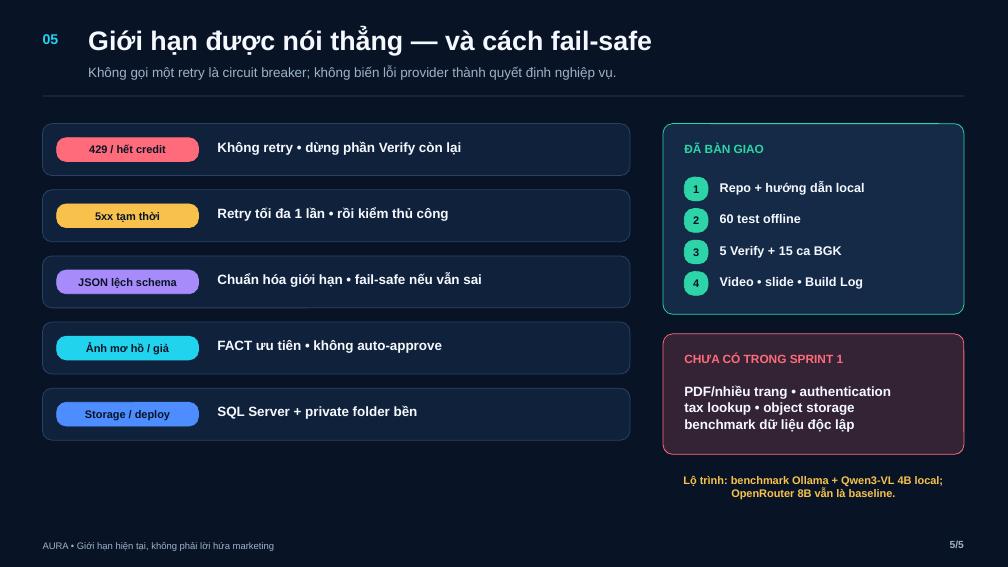
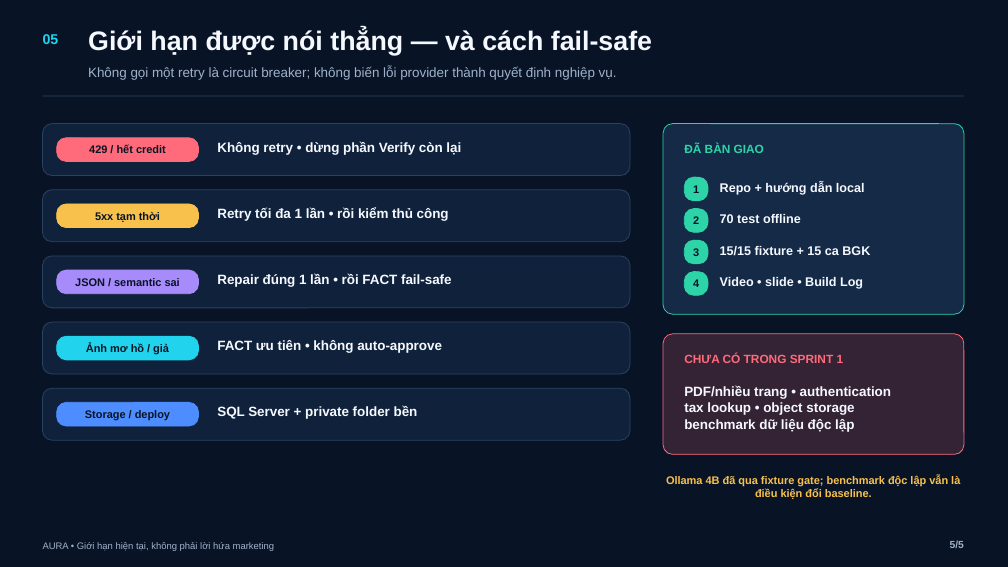
Before and after one commit to BondPhuPhamzZ/AURA, a slide deck: slide 5 of AURA/submission/AURA_5_SLIDES.pptx. Drawn at 1008x567 pixels with LibreOffice and Linux fonts; fonts in the diff are those of the drawing. Boxes give left, top, right and bottom in pixels: in the first picture for what was removed or moved away, otherwise in the second. Text is boxed around its words. In the diff, an @@ line names an element or a change of style, - is before the commit and + after.

```diff
--- a/AURA/submission/AURA_5_SLIDES.pptx
+++ b/AURA/submission/AURA_5_SLIDES.pptx
@@ text at <box>720,214,801,223</box>: text changed @@
-60 test offline
+70 test offline
@@ text at <box>720,246,870,256</box>: text changed @@
-5 Verify + 15 ca BGK
+15/15 fixture + 15 ca BGK
@@ text in rounded rectangle at <box>75,278,180,286</box>: text changed @@
-JSON lệch schema
+JSON / semantic sai
@@ text at <box>217,273,452,287</box>: text changed @@
-Chuẩn hóa giới hạn • fail-safe nếu vẫn sai
+Repair đúng 1 lần • rồi FACT fail-safe
@@ text at <box>666,475,960,500</box>: text changed @@
-Lộ trình: benchmark Ollama + Qwen3-VL 4B local; OpenRouter 8B vẫn là baseline.
+Ollama 4B đã qua fixture gate; benchmark độc lập vẫn là điều kiện đổi baseline.
```
Also in this commit, not shown: 4 other slides changed, 3 other files.
